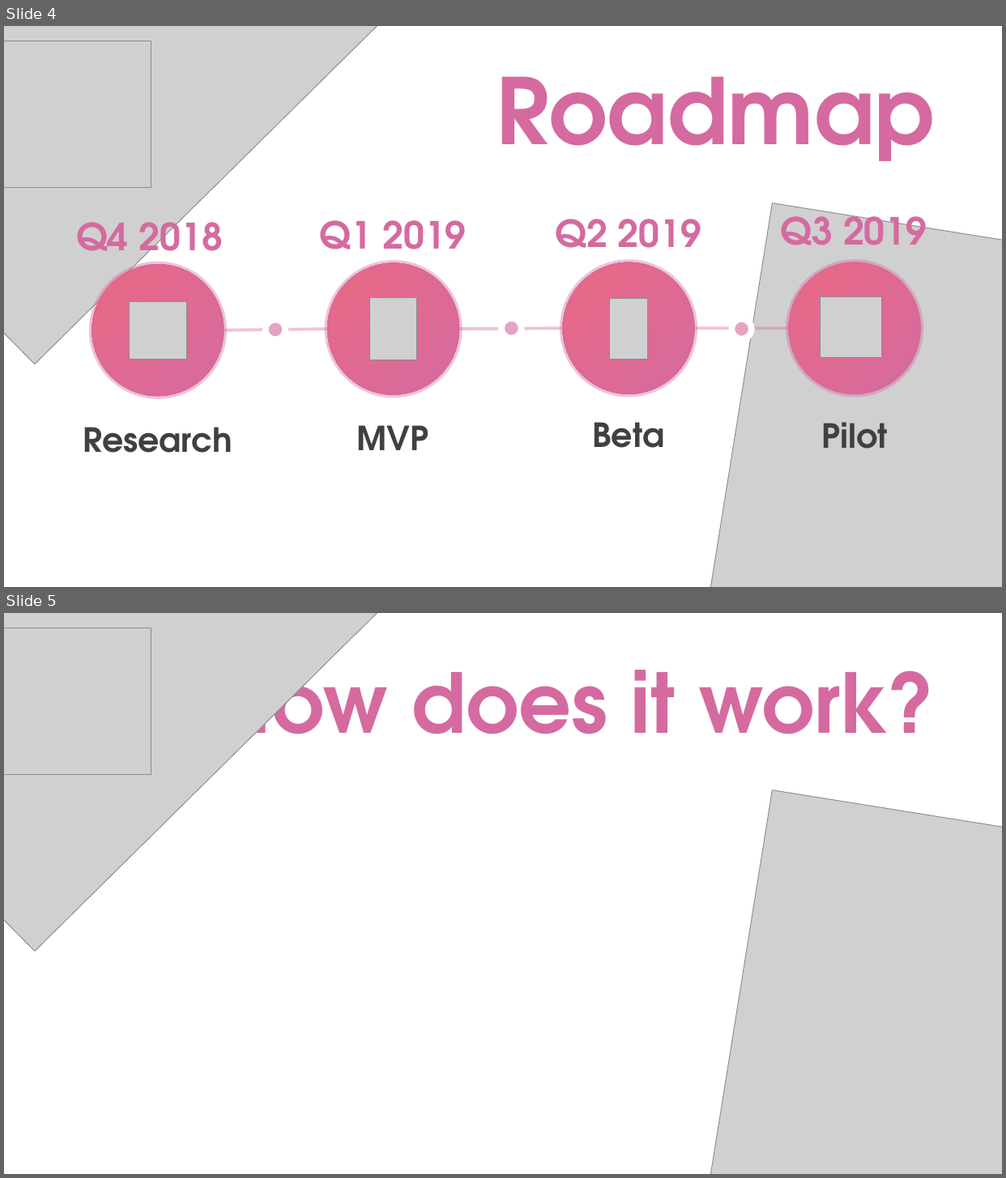
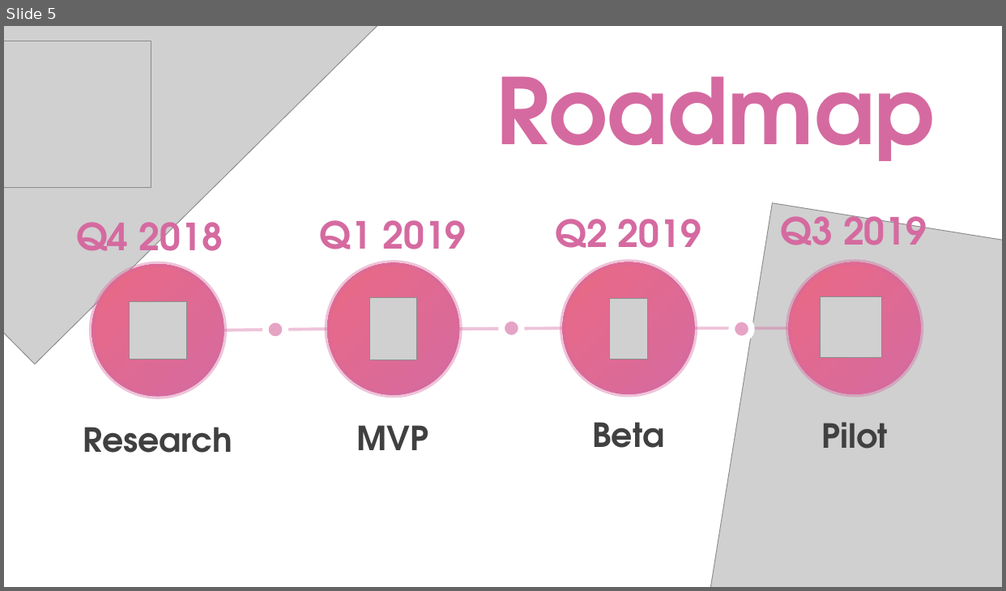
Before and after one commit to DeliriumProducts/luncher-box, a slide deck: presentation/softuniada/presentation.pptx. Shown one above the other, each under a label of ours: slides 4 and 5 before the commit, slide 5 after it. The pictures are 1006x1178 and 1006x591 pixels, drawn with LibreOffice and Linux fonts; fonts in the diff are those of the drawing; grey boxes stand for pictures. Boxes give left, top, right and bottom in pixels: in the first picture for what was removed or moved away, otherwise in the second. Text is boxed around its words. In the diff, an @@ line names an element or a change of style, - is before the commit and + after.

```diff
--- a/presentation/softuniada/presentation.pptx
+++ b/presentation/softuniada/presentation.pptx
@@ slide 5 removed at (4,613,1002,1174), background #FFFFFF @@
@@ picture removed at (4,613,428,951) @@
@@ picture removed at (4,628,151,775) @@
@@ title removed at (216,644,935,768) @@
-How does it work?
@@ picture removed at (684,790,1002,1174) @@
@@ what was slide 4 is now slide 5 @@
```
Also in this commit, not shown: 1 slide changed, 1 slide added.
